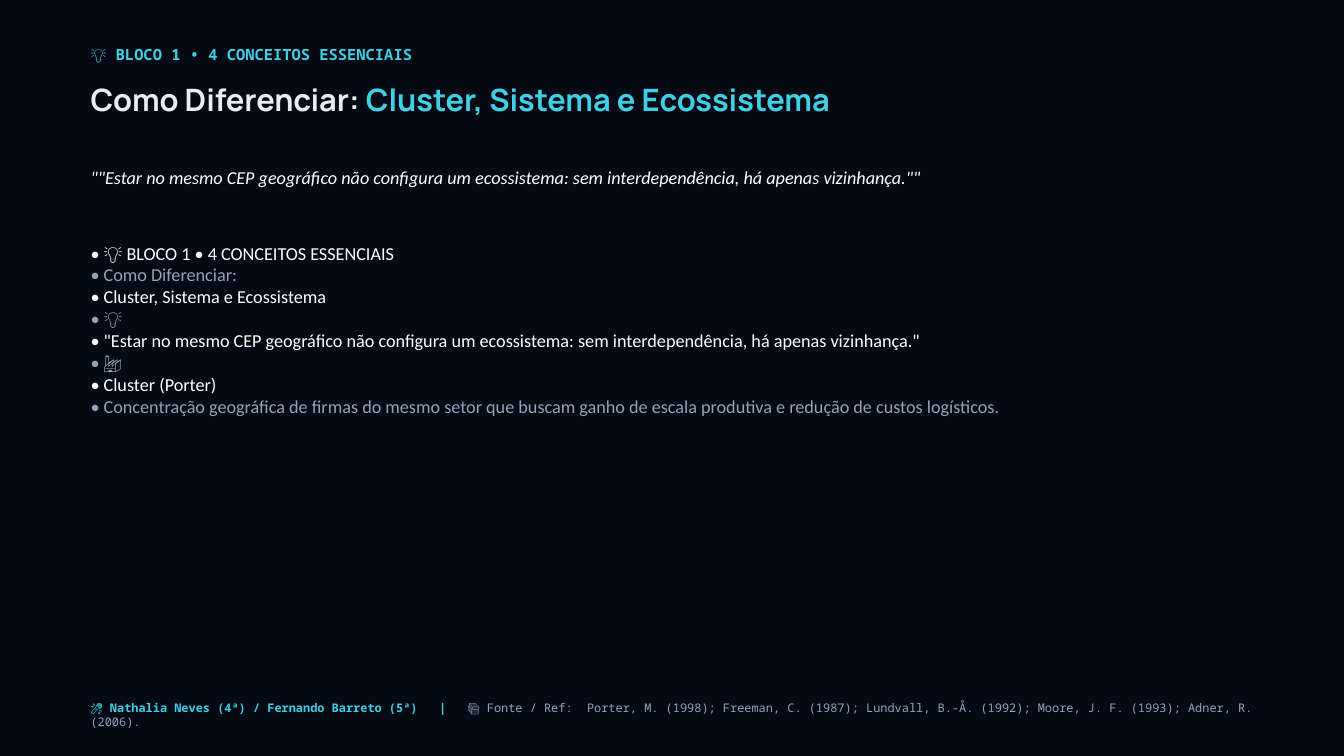
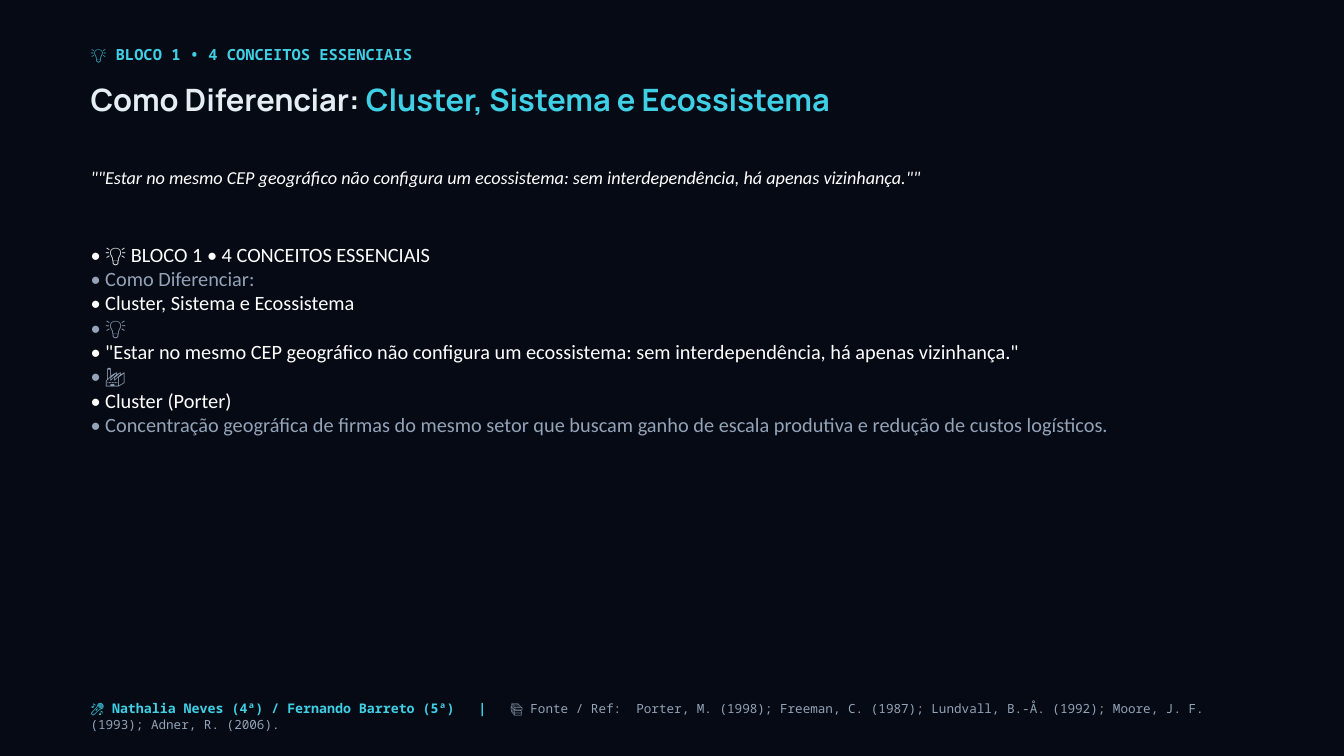
Before and after one commit to josuejofre/seminario-ecossistema-inovacao-pit, a slide deck: slide 6 of Seminario_5_Ecossistemas_Inovacao_Master.pptx. Drawn at 1344x756 pixels with LibreOffice and Linux fonts; fonts in the diff are those of the drawing. Boxes give left, top, right and bottom in pixels: in the first picture for what was removed or moved away, otherwise in the second. Text is boxed around its words. In the diff, an @@ line names an element or a change of style, - is before the commit and + after.

Commit message:
feat: scale up body fonts presentation-wide and set Joel as Thursday presenter for Bloco 3

```diff
--- a/Seminario_5_Ecossistemas_Inovacao_Master.pptx
+++ b/Seminario_5_Ecossistemas_Inovacao_Master.pptx
@@ text "• 💡 BLOCO 1 • ..." at (105, 248, 1108, 436): size 13 to 14.5 pt @@
@@ text "🎤 Nathalia Neves (4ª) / ..." at (112, 701, 1204, 715): size 8.5 to 9.5 pt in "🎤 Nathalia Neves (4ª) / Fernando Barreto ..."; size 8.5 to 9 pt in "📚 Fonte / Ref: Porter, M. (1998); ..." @@
```
Also in this commit, not shown: 42 other slides changed, 4 other files.
